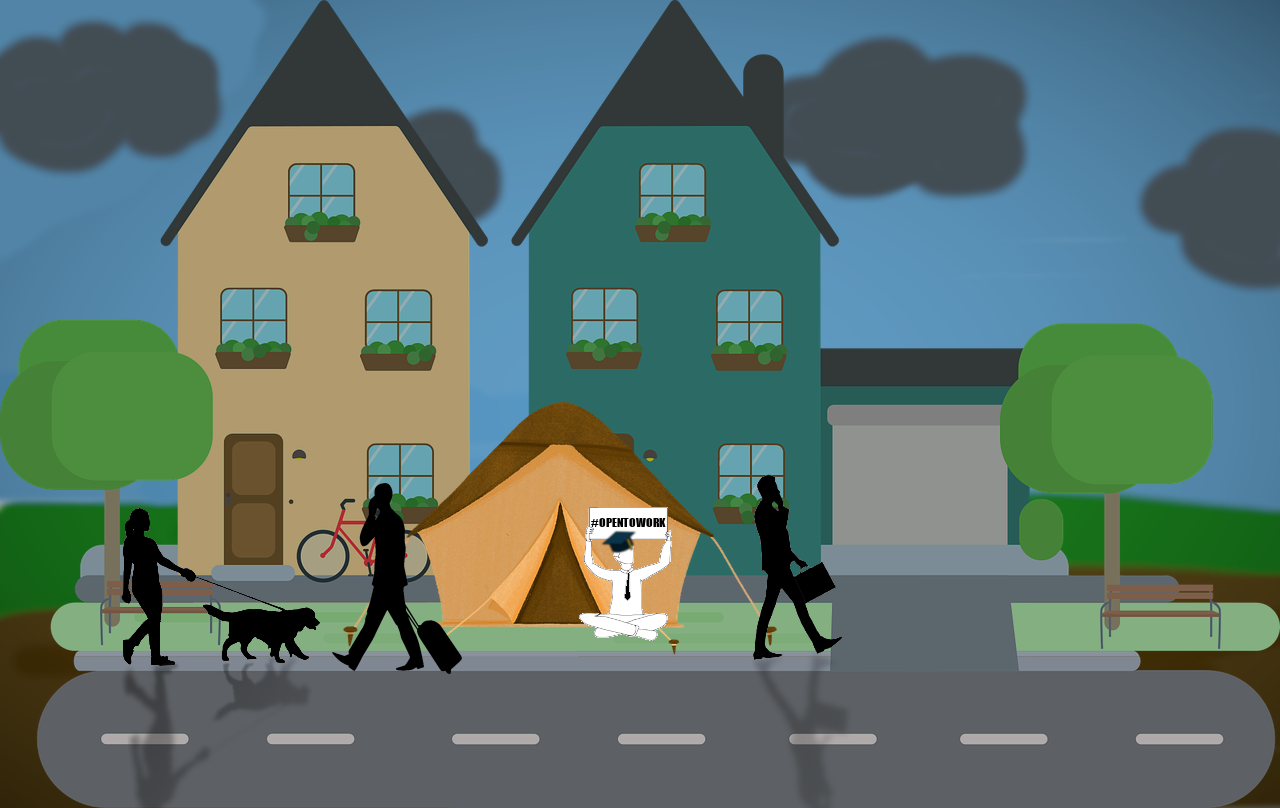
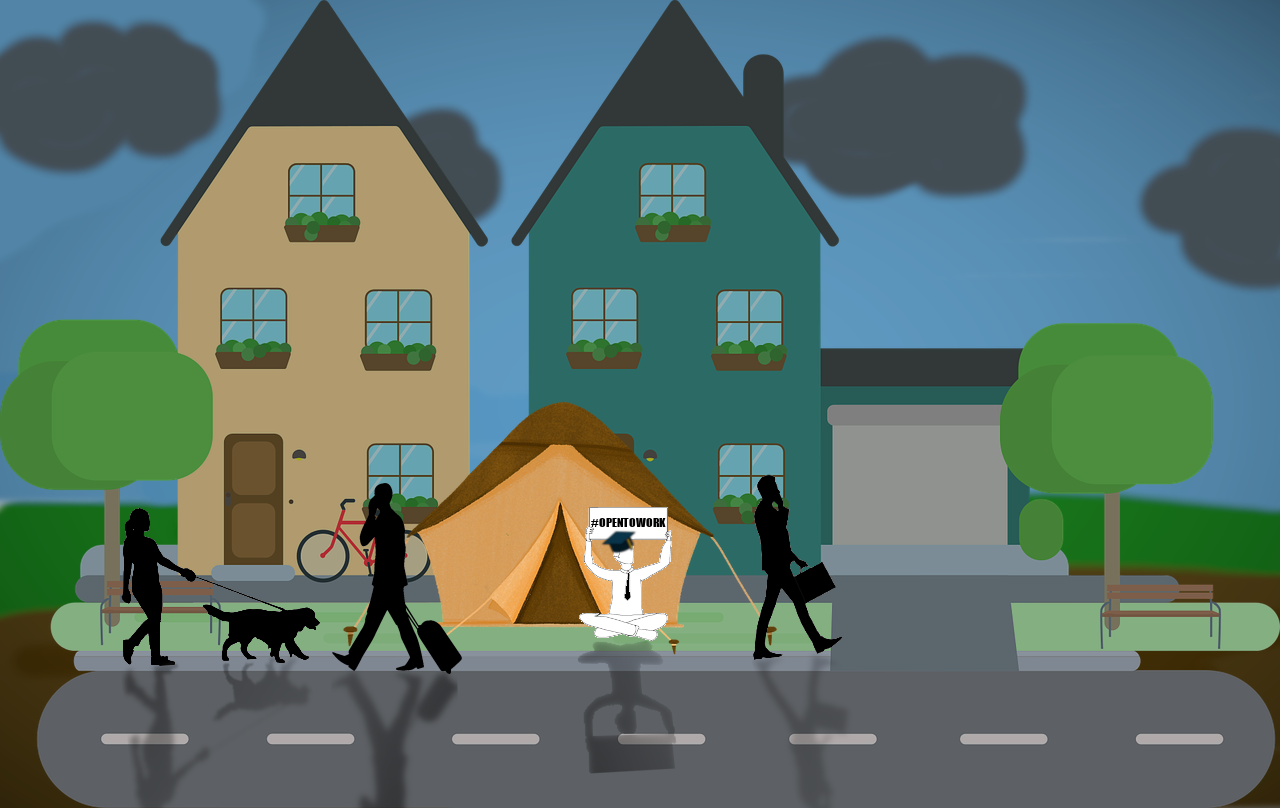
Comparing the layer stacks of the two (1280, 808) images. Changes:
added layer "Man w/ Suitcase Walking Shadow" above "Man w/ Suitcase Walking" over box(331, 668, 458, 808)
added layer "College Graduate Shadow" above "College Graduate" over box(577, 640, 677, 774)
